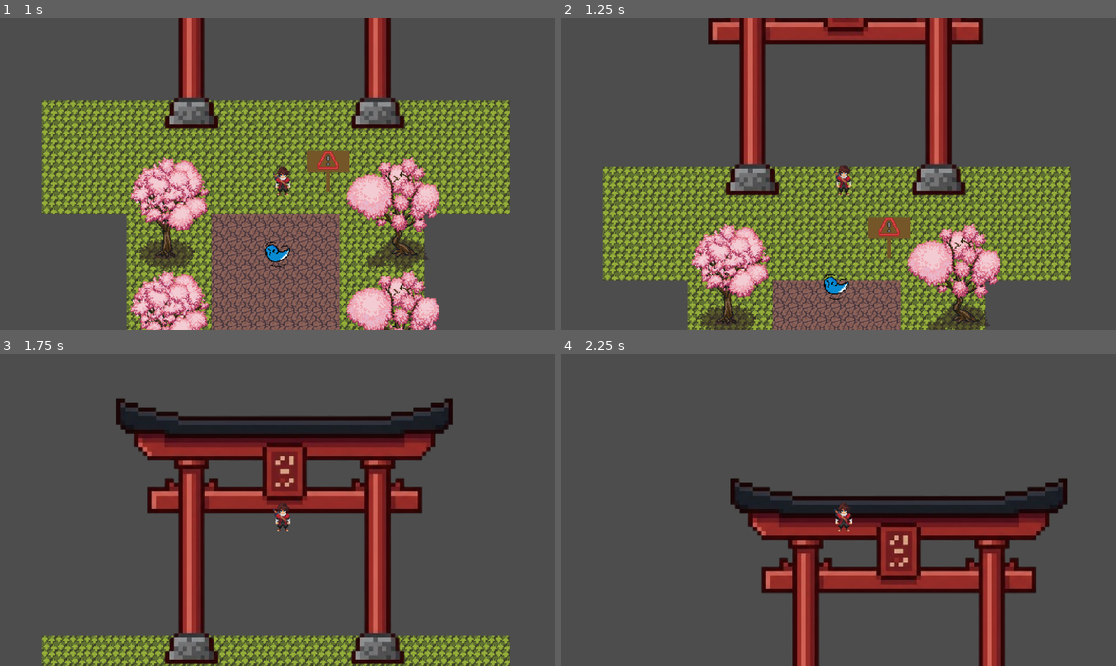
Above: before the commit, frames 1-4 (two rows, left to right).
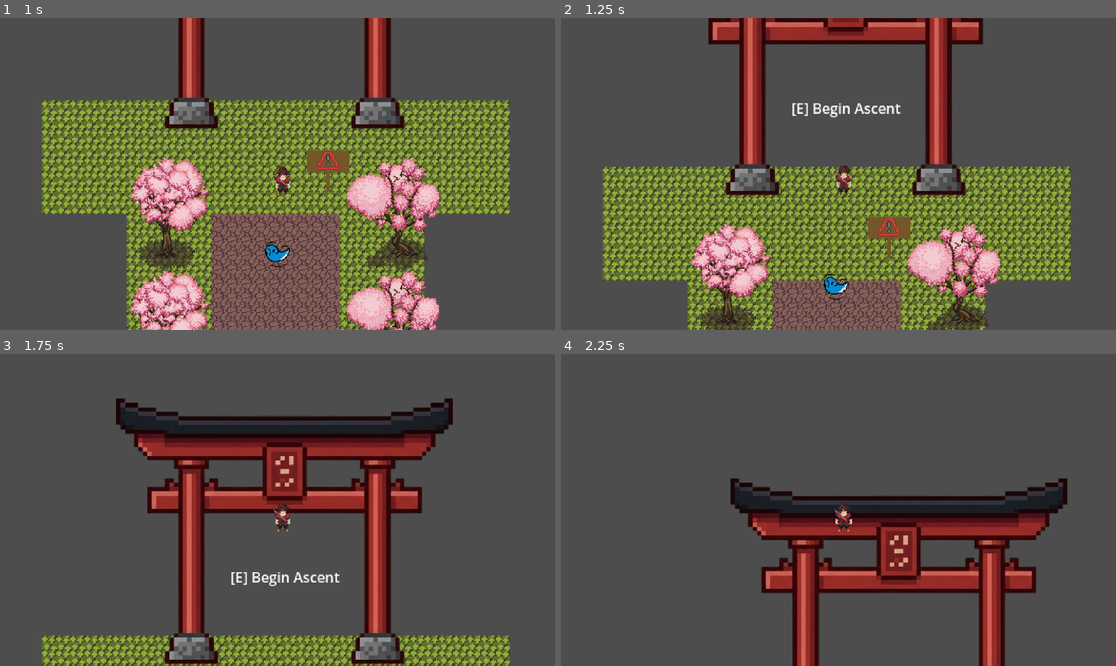
Above: after the commit, the same moments.

Repository: midnightsnackoreos-prog/Steps
Game: Godot game, scene res://Collaborations/game.tscn
Same seed, same stepped clock (60 frames per second), same inputs: the game is played once before the commit and once after it.
Inputs:
- Up to frame 1 (1 s): hold Up (up) from 0.53 s (still down); tap E (interact) at 0.6 s
- Up to frame 2 (1.25 s): keep holding Up (up)
- Up to frame 3 (1.75 s): keep holding Up (up); tap E (interact) at 1.35 s
- Up to frame 4 (2.25 s): release Up (up) at 2.03 s; hold Left (left) from 2.03 s (still down); tap E (interact) at 2.1 s

Frame 1 is identical in both runs. In frame 2, 0.4% of the frame differs, in the area x 41-62%, y 27-32%; in frame 3, 0.4%; in frame 4, nothing differs.

Commit message:
interact label for shrine
if you get close enough to shrine and press e it will take you to next area

Diff:
--- a/Collaborations/game.tscn
+++ b/Collaborations/game.tscn
@@ -27,4 +27,10 @@
 [node name="CollisionShape2D" parent="Shrine/Area2D" parent_id_path=PackedInt32Array(239808019, 1876874475) index="0" unique_id=1900596573]
 position = Vector2(-2, 78)
 
+[node name="InteractLabel" parent="Shrine/Area2D" parent_id_path=PackedInt32Array(239808019, 1876874475) index="2" unique_id=1091388719]
+offset_left = -61.0
+offset_top = 40.0
+offset_right = 63.0
+offset_bottom = 63.0
+
 [editable path="Shrine"]
--- /dev/null
+++ b/Ryan/scenes/shrine.gd
@@ -0,0 +1,33 @@
+extends Area2D
+
+@onready var panel = $"../CanvasLayer/Panel"
+@onready var dialogue = $"../CanvasLayer/Panel/DialogueLabel"
+@onready var interact_label = $InteractLabel
+
+
+var player_near = false
+
+func _on_body_entered(body):
+	if body.name == "Player":
+		player_near = true
+		interact_label.visible = true
+		dialogue.visible = true
+
+
+func _on_body_exited(body):
+	if body.name == "Player":
+		player_near = false
+		interact_label.visible = false
+		dialogue.visible = false
+		panel.visible = false
+
+
+func _process(_delta):
+	if player_near and Input.is_action_just_pressed("interact"):
+		if panel.visible:
+			panel.visible = false
+			interact_label.visible = true
+		else:
+			panel.visible = true
+			dialogue.text = ("You have regained 25 energy.")
+			interact_label.visible = false
--- a/Ryan/scenes/shrine.tscn
+++ b/Ryan/scenes/shrine.tscn
@@ -1,17 +1,45 @@
 [gd_scene format=3 uid="uid://r4ti7v0v4ev4"]
 
 [ext_resource type="Texture2D" uid="uid://on0x0ucy3u3h" path="res://Ryan/ASSET/Gemini_Generated_Image_uh6kn1uh6kn1uh6k-removebg-preview (1).png" id="1_1sic0"]
+[ext_resource type="Script" uid="uid://bygk3l2y12c7" path="res://Ryan/scenes/shrine.gd" id="1_40wtv"]
 
 [sub_resource type="RectangleShape2D" id="RectangleShape2D_bmvtr"]
 size = Vector2(247, 143)
 
 [node name="Shrine" type="Node2D" unique_id=239808019]
 
+[node name="CanvasLayer" type="CanvasLayer" parent="." unique_id=1403950919]
+
+[node name="Panel" type="Panel" parent="CanvasLayer" unique_id=1261798101]
+anchors_preset = 12
+anchor_top = 1.0
+anchor_right = 1.0
+anchor_bottom = 1.0
+grow_horizontal = 2
+grow_vertical = 0
+
+[node name="DialogueLabel" type="Label" parent="CanvasLayer/Panel" unique_id=880183887]
+layout_mode = 0
+offset_right = 40.0
+offset_bottom = 23.0
+
 [node name="Area2D" type="Area2D" parent="." unique_id=1876874475]
+script = ExtResource("1_40wtv")
 
 [node name="CollisionShape2D" type="CollisionShape2D" parent="Area2D" unique_id=1900596573]
-position = Vector2(0, 115)
+position = Vector2(2, 78)
 shape = SubResource("RectangleShape2D_bmvtr")
 
 [node name="Sprite2D" type="Sprite2D" parent="Area2D" unique_id=522572296]
 texture = ExtResource("1_1sic0")
+
+[node name="InteractLabel" type="Label" parent="Area2D" unique_id=1091388719]
+visible = false
+offset_left = -60.0
+offset_top = 33.0
+offset_right = 64.0
+offset_bottom = 56.0
+text = "[E] Begin Ascent"
+
+[connection signal="body_entered" from="Area2D" to="Area2D" method="_on_body_entered"]
+[connection signal="body_exited" from="Area2D" to="Area2D" method="_on_body_exited"]
Not shown, added: Ryan/scenes/shrine.gd.uid
